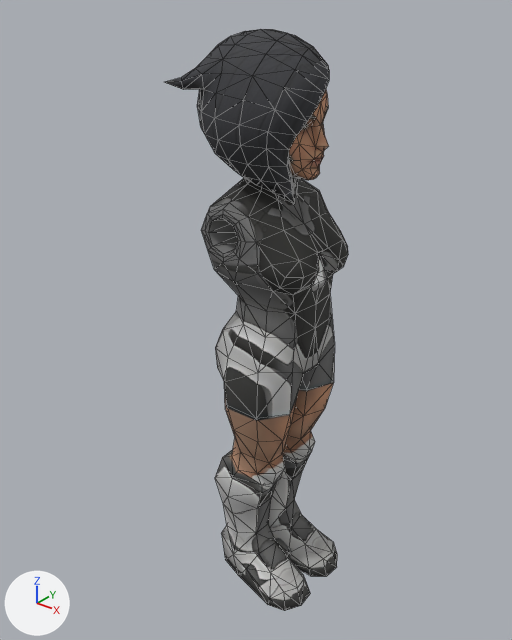
Renders of the glTF model assets/fuzeball_womanTalia.glb from each side of a commit.
The view is the same before and after, from a 50 mm camera at (7.94, -10.18, 12.77) aimed at (-0.16, -0.06, 6.5). The axes (+X, +Y, +Z) are drawn at lower left. The lights are the same throughout. The first picture is the older version. Mesh edges are drawn as thin lines. Where no turn or scale is listed for an object, it has been applied to the vertices. Vertices at exactly the same position are counted once.

Objects in the first picture: 'woman_talia'.
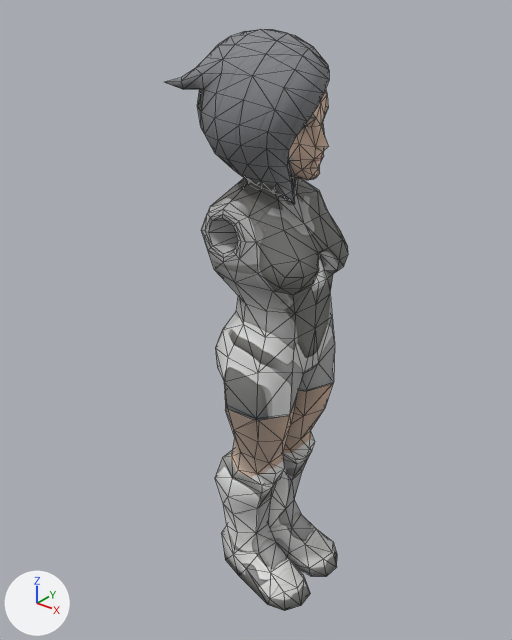
What differs and where, as boxes [x1, y1, x2, y2] in the pictures (512 x 640 px):
'woman_talia', surface changed, reshaped (lighter)
    both: [165, 29, 348, 611]
part 1 of me_tripo_mesh_64767da2_c25a_4b12_b725_ed143d50536f, reshaped
    both: [224, 381, 334, 442]

The change in detail:
Picture 'fuzeball_womanTalia_basecolor' (img_fuzeball_womantalia_basecolor) is now built by load_image('fuzeball_womanTalia_basecolor', '_unpacked/fuzeball_womanTalia_basecolor', 1024, 1024, 'Non-Color') instead of load_image('fuzeball_womanTalia_basecolor', '_unpacked/fuzeball_womanTalia_basecolor', 1024, 1024, 'sRGB').
me_tripo_mesh_64767da2_c25a_4b12_b725_ed143d50536f is used by ob_woman_talia; location (0.0, 0.0, 0.0).
me_tripo_mesh_64767da2_c25a_4b12_b725_ed143d50536f had 537 vertices, 1076 faces and spanned x -1.09..1.56, y -1.47..1.47, z 0.19..11.96.
me_tripo_mesh_64767da2_c25a_4b12_b725_ed143d50536f now has 563 vertices, 1128 faces and spans x -1.09..1.56, y -1.47..1.47, z 0.19..11.96.
Part 1, on me_tripo_mesh_64767da2_c25a_4b12_b725_ed143d50536f:
27 faces are deleted.
26 vertices are added at x -0.41..1.17, y -1.23..1.46, z 5.0..5.09.
38 new faces join them, mat_kit_talia (picture img_fuzeball_womantalia_basecolor).
41 new faces join them, mat_kit_talia_skin.
